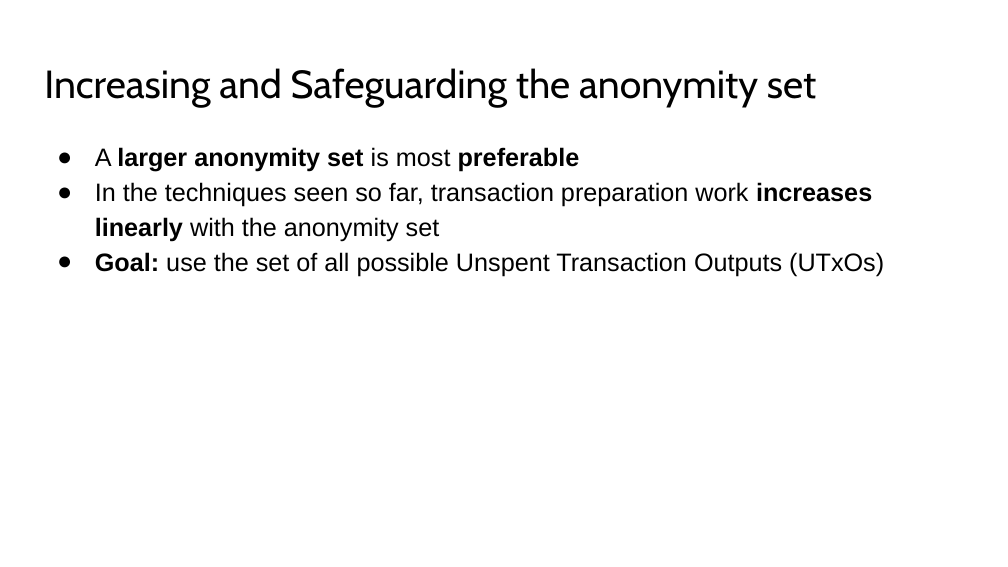
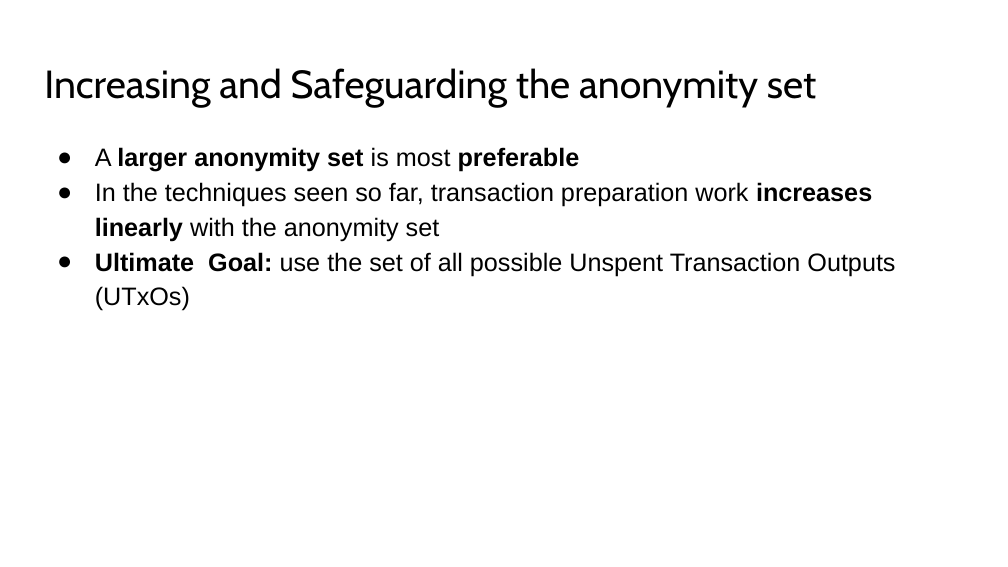
Before and after one commit to solegga/blockchaincourse, a slide deck: slide 52 of BDL2024 - 08 - Anonymity and Privacy, Network Security, Wallets.pptx (slide 50 before the commit). Drawn at 1008x567 pixels with LibreOffice and Linux fonts; fonts in the diff are those of the drawing. Boxes give left, top, right and bottom in pixels: in the first picture for what was removed or moved away, otherwise in the second. Text is boxed around its words. In the diff, an @@ line names an element or a change of style, - is before the commit and + after.

```diff
--- a/BDL2024 - 08 - Anonymity and Privacy, Network Security, Wallets.pptx
+++ b/BDL2024 - 08 - Anonymity and Privacy, Network Security, Wallets.pptx
@@ text at [95, 252, 895, 311]: text changed @@
-● Goal: use the set of all possible Unspent Transaction Outputs (UTxOs)
+● Ultimate Goal: use the set of all possible Unspent Transaction Outputs (UTxOs)
```
Also in this commit, not shown: 14 other slides changed, 2 slides added.
